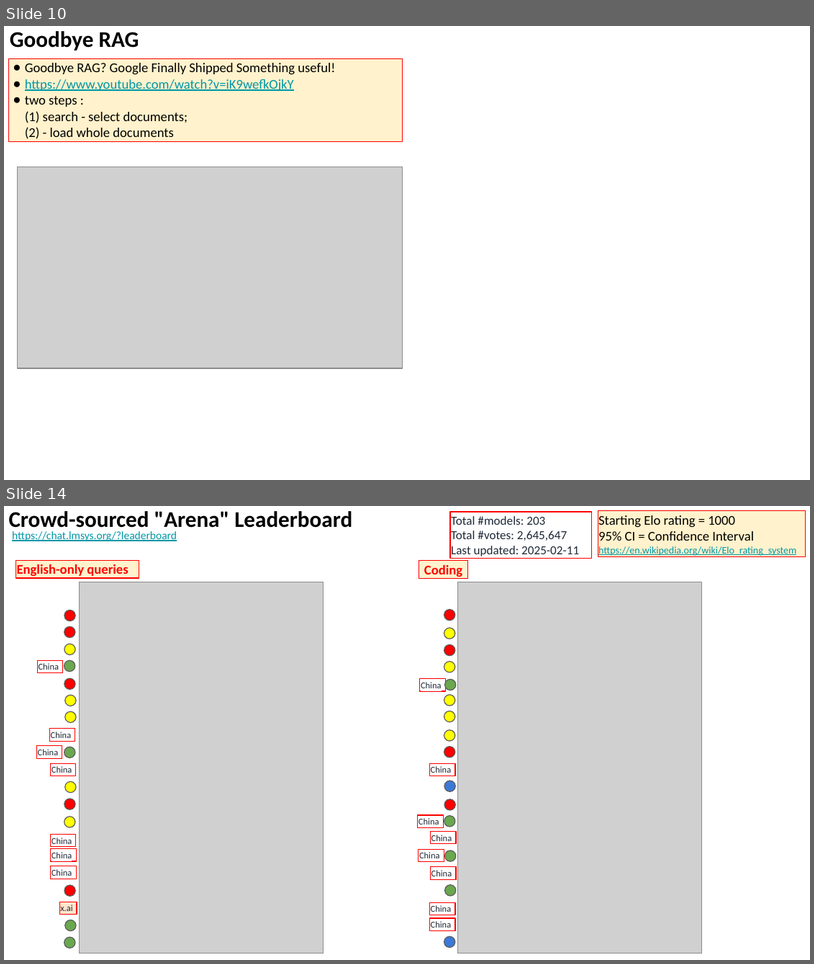
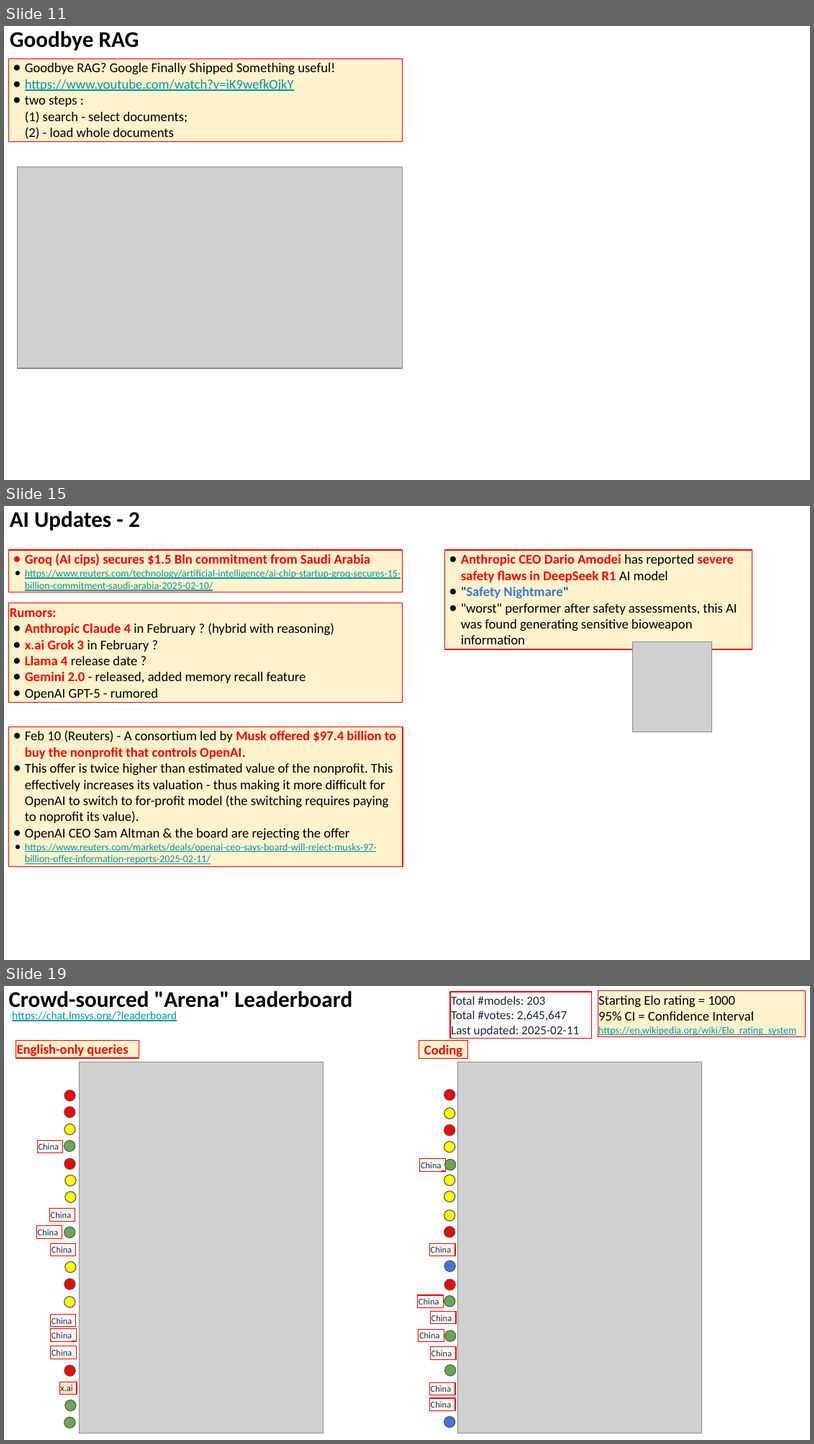
Before and after one commit to lselector/seminar, a slide deck: 2025/2025-02-14-AI-Updates.pptx. Shown one above the other, each under a label of ours: slides 10 and 14 before the commit, slides 11, 15 and 19 after it; the slides between them are not shown. The pictures are 814x964 and 814x1444 pixels, drawn with LibreOffice and Linux fonts; fonts in the diff are those of the drawing; grey boxes stand for pictures. Boxes give left, top, right and bottom in pixels: in the first picture for what was removed or moved away, otherwise in the second. Text is boxed around its words. In the diff, an @@ line names an element or a change of style, - is before the commit and + after.

```diff
--- a/2025/2025-02-14-AI-Updates.pptx
+++ b/2025/2025-02-14-AI-Updates.pptx
@@ slide 15 added at <box>4,506,810,960</box>, background #FFFFFF @@
@@ text added at <box>10,511,140,530</box>, 20 pt, text #000000, bold @@
+AI Updates - 2
@@ rectangle added at <box>9,551,403,593</box>, fill #FFF2CC, outline #FF0000 0.75 pt, 9 pt, text #0097A7, underline @@
+● Groq (AI cips) secures $1.5 Bln commitment from Saudi Arabia
+● https://www.reuters.com/technology/artificial-intelligence/ai-chip-startup-groq-secures-15-billion-commitment-saudi-arabia-2025-02-10/
@@ rectangle added at <box>445,551,752,649</box>, fill #FFF2CC, outline #FF0000 0.75 pt, 12 pt, text #000000 @@
+● Anthropic CEO Dario Amodei has reported severe safety flaws in DeepSeek R1 AI model
+● "Safety Nightmare"
+● "worst" performer after safety assessments, this AI was found generating sensitive bioweapon information
@@ rectangle added at <box>9,602,403,702</box>, fill #FFF2CC, outline #FF0000 0.75 pt, 12 pt, text #000000 @@
+Rumors:
+● Anthropic Claude 4 in February ? (hybrid with reasoning)
+● x.ai Grok 3 in February ?
+● Llama 4 release date ?
+● Gemini 2.0 - released, added memory recall feature
+● OpenAI GPT-5 - rumored
@@ picture added at <box>633,641,712,732</box> @@
@@ rectangle added at <box>9,726,403,867</box>, fill #FFF2CC, outline #FF0000 0.75 pt, 12 pt, text #000000 @@
+● Feb 10 (Reuters) - A consortium led by Musk offered $97.4 billion to buy the nonprofit that controls OpenAI.
+● This offer is twice higher than estimated value of the nonprofit. This effectively increases its valuation - thus making it more difficult for OpenAI to switch to for-profit model (the switching requires paying to noprofit its value).
+● OpenAI CEO Sam Altman & the board are rejecting the offer
+● https://www.reuters.com/markets/deals/openai-ceo-says-board-will-reject-musks-97-billion-offer-information-reports-2025-02-11/
@@ what was slide 10 is now slide 11 @@
@@ what was slide 14 is now slide 19 @@
```
Also in this commit, not shown: 6 slides changed, 4 other slides added.
